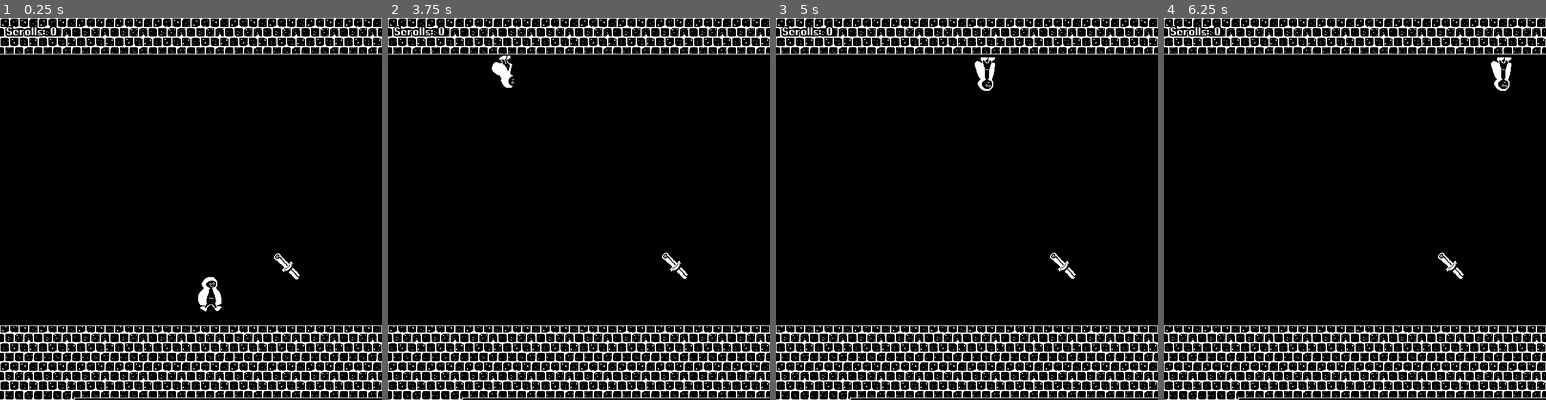
Above: before the commit, frames 1-4 (left to right).
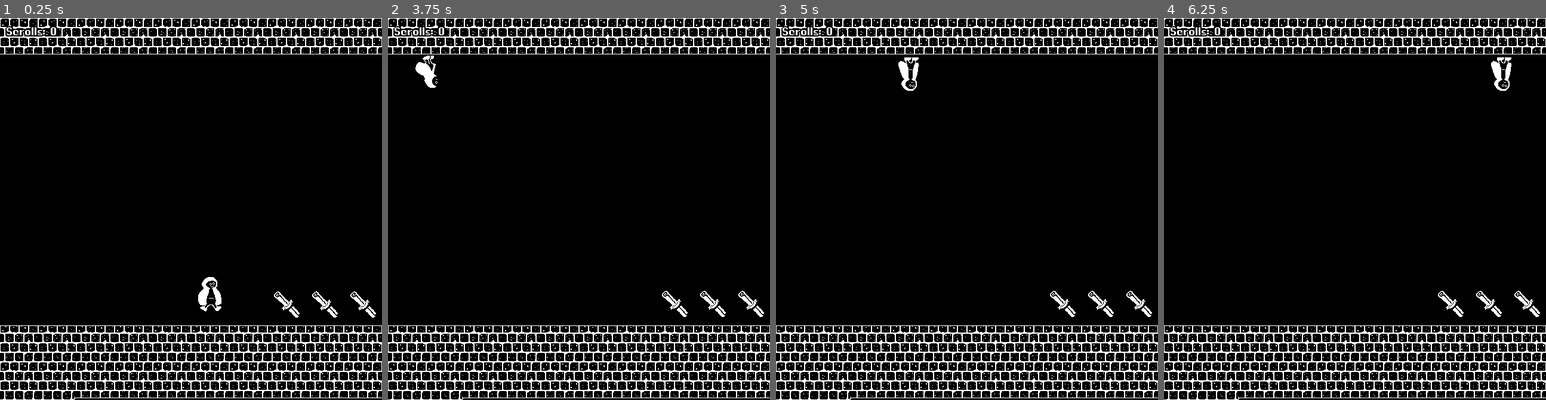
Above: after the commit, the same moments.

Repository: llentropy/Simple-Platformer
Game: Godot game, scene res://Scenes/Levels/Level 1.tscn
Two runs of this game, one before a commit and one after it. Both use one fixed random seed, a clock stepped at 60 frames per second and the inputs below.
Inputs (mouse positions are in pixels of both pictures, inside the frame that each line leads up to):
- Up to frame 1 (0.25 s): no input
- Up to frame 2 (3.75 s): drag from (437, 33) to (674, 266) at 0.52 s; drag from (502, 228) to (674, 266) at 1.27 s; move the mouse to (617, 124) at 2.02 s; hold Left (ui_left) 2.03-2.75 s; hold G (flip_gravity, bound only before the commit) 2.03-2.75 s; tap Space (jump) at 2.1 s; drag from (559, 285) to (464, 151) at 2.77 s; move the mouse to (693, 266) at 3.52 s; hold Right (ui_right) from 3.53 s (still down); hold T (cast_spell_teleport, bound only after the commit) from 3.53 s (still down)
- Up to frame 3 (5 s): tap Space (jump) at 3.77, 3.8, 4.07 s; release Right (ui_right) at 4.25 s; release T (cast_spell_teleport, bound only after the commit) at 4.25 s; drag from (852, 151) to (1062, 266) at 4.27 s
- Up to frame 4 (6.25 s): tap Enter at 5 s; move the mouse to (1374, 209) at 5.02 s; hold Right (ui_right) 5.03-5.75 s; hold T (cast_spell_teleport, bound only after the commit) 5.03-5.75 s; click (1374, 209) at 5.17 s; drag from (1297, 113) to (1278, 228) at 5.77 s

The runs differ from the first frame. In frame 1, 0.5% of the frame differs, in the area x 71-99%, y 61-79%; in frame 2, 0.9%; in frame 3, 0.9%, in the area x 32-99%, y 10-79%; in frame 4, 0.5%.

Commit message:
Implemented teleporting

Diff:
--- a/Scenes/Characters/Wizard.tscn
+++ b/Scenes/Characters/Wizard.tscn
@@ -202,4 +202,11 @@
 wait_time = 0.55
 autostart = true
 
+[node name="TeleportArea" type="Area2D" parent="."]
+
+[node name="CollisionShape2D" type="CollisionShape2D" parent="TeleportArea"]
+position = Vector2( -1, -1 )
+shape = SubResource( 10 )
+
 [connection signal="timeout" from="SpellsManager/DirectionListCleanTimer" to="SpellsManager" method="_on_DirectionListCleanTimer_timeout"]
+[connection signal="body_entered" from="TeleportArea" to="." method="_on_TeleportArea_body_entered"]
--- a/Scenes/Levels/Level 1.tscn
+++ b/Scenes/Levels/Level 1.tscn
@@ -10,6 +10,8 @@
 
 [node name="Wizard" parent="." instance=ExtResource( 1 )]
 position = Vector2( 352, 416 )
+movement_speed = 1.5
+jump_speed = 3.5
 
 [node name="TileMap" type="TileMap" parent="."]
 tile_set = ExtResource( 3 )
@@ -19,7 +21,13 @@
 [node name="Scrolls" type="Node2D" parent="."]
 
 [node name="Scroll" parent="Scrolls" instance=ExtResource( 4 )]
-position = Vector2( 480, 416 )
+position = Vector2( 480, 480 )
+
+[node name="Scroll16" parent="Scrolls" instance=ExtResource( 4 )]
+position = Vector2( 544, 480 )
+
+[node name="Scroll17" parent="Scrolls" instance=ExtResource( 4 )]
+position = Vector2( 608, 480 )
 
 [node name="Scroll4" parent="Scrolls" instance=ExtResource( 4 )]
 position = Vector2( -992, 480 )
--- a/Scripts/SpellsManager.gd
+++ b/Scripts/SpellsManager.gd
@@ -7,11 +7,14 @@
 var directions_sequence = []
 
 onready var spells_list = {
-	["up", "down", "up", "down"] : "flip_gravity"
+	["up", "down", "up", "down"] : "flip_gravity",
+	["right", "right", "up","right"] : "teleport_right",
+	["left", "left", "up","left"] : "teleport_left"
 }
 
 var directions = ["up", "down", "left", "right"]
 var event_string = "ui_%s"
+
 func _input(event):
 	for direction in directions:
 		if event.is_action_pressed(event_string % direction):
@@ -22,9 +25,7 @@
 	var got = spells_list.get(directions_sequence)
 	if got != null:
 		directions_sequence.clear()
-		match got:
-			"flip_gravity":
-				player.flip_gravity()
+		player.cast_spell(got)
 	timer.start(spell_check_time)
 
 
--- a/Scripts/Wizard.gd
+++ b/Scripts/Wizard.gd
@@ -12,6 +12,7 @@
 onready var collected_scrolls = 0
 export var movement_speed = 1.5
 export var jump_speed = 3.5
+export var teleport_distance = 128
 
 const MAX_movement_speed = 200
 
@@ -24,12 +25,15 @@
 
 onready var room_entered_position = Vector2.ZERO
 
+var fames_since_teleport_attempt = 0
 
 func _ready():
 	animation_player.play("Idle")
 	room_entered_position = self.position
 
 func _physics_process(delta):
+
+	fames_since_teleport_attempt += 1
 	movement_direction = get_direction()
 
 	velocity = calculate_velocity(delta)
@@ -54,16 +58,53 @@
 
 
 func _input(event):
-	if event.is_action_pressed("flip_gravity"):
-		flip_gravity()
+	if event.is_action_pressed("cast_spell_flip_gravity"):
+		cast_spell_flip_gravity()
+	if event.is_action_pressed("cast_spell_teleport"):
+		var direction = "right"
+		if sprite.flip_h:
+			direction = "left"
+		cast_spell_teleport(direction)
 
+func cast_spell(spell_name):
+	match spell_name:
+		"flip_gravity":
+			cast_spell_flip_gravity()
+		"teleport_right":
+			cast_spell_teleport("right")
+		"teleport_left":
+			cast_spell_teleport("left")
 
-func flip_gravity():
+func cast_spell_flip_gravity():
 	gravity_flipped = true
 	sprite.flip_v = !sprite.flip_v
 	gravity = - gravity
 	current_floor_normal = -current_floor_normal
 	velocity.y = 0
+
+func cast_spell_teleport(direction):
+
+	var checkArea = $TeleportArea
+	if direction == "right":
+		checkArea.position.x += teleport_distance
+	elif direction == "left":
+		checkArea.position.x -= teleport_distance
+
+	fames_since_teleport_attempt = 0
+	while fames_since_teleport_attempt < 2:
+		yield(get_tree(), "idle_frame")
+
+	if(len(checkArea.get_overlapping_bodies()) == 0):
+		if direction == "right":
+			position.x += teleport_distance
+		elif direction == "left":
+			position.x -= teleport_distance
+	checkArea.position = Vector2(0,0)
+
+
+	#checkArea.queue_free()
+	#position.x += 128
+
 
 func get_direction():
 	var flip = gravity_flipped
@@ -78,7 +119,6 @@
 			vertical = 0
 	else:
 		vertical = sign(gravity)
-
 
 	return Vector2(
 		 horizontal,
--- a/project.godot
+++ b/project.godot
@@ -101,9 +101,14 @@
 "events": [ Object(InputEventKey,"resource_local_to_scene":false,"resource_name":"","device":0,"alt":false,"shift":false,"control":false,"meta":false,"command":false,"pressed":false,"scancode":32,"physical_scancode":0,"unicode":0,"echo":false,"script":null)
  ]
 }
-flip_gravity={
+cast_spell_flip_gravity={
 "deadzone": 0.5,
 "events": [ Object(InputEventKey,"resource_local_to_scene":false,"resource_name":"","device":0,"alt":false,"shift":false,"control":false,"meta":false,"command":false,"pressed":false,"scancode":71,"physical_scancode":0,"unicode":0,"echo":false,"script":null)
+ ]
+}
+cast_spell_teleport={
+"deadzone": 0.5,
+"events": [ Object(InputEventKey,"resource_local_to_scene":false,"resource_name":"","device":0,"alt":false,"shift":false,"control":false,"meta":false,"command":false,"pressed":false,"scancode":84,"physical_scancode":0,"unicode":0,"echo":false,"script":null)
  ]
 }
 
